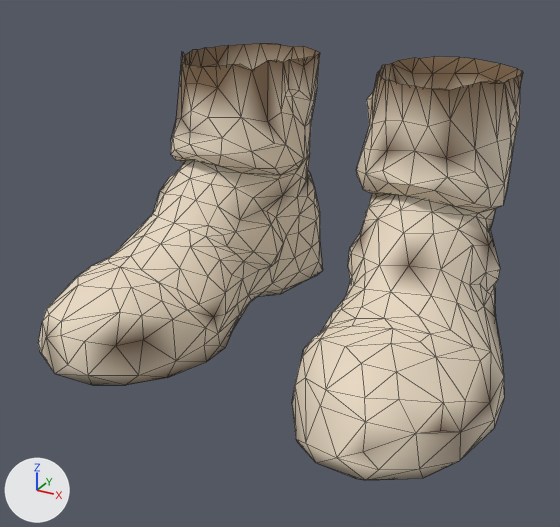
The glTF model assets_src/armor/aydor_0/leather_a_feet.glb, before and after one commit.
Rendered twice from a camera (50 mm lens) standing at (0.285, -0.576, 0.338) and looking at (-0.004, -0.05, 0.075). Every picture has the same lights, and +X, +Y and +Z are marked at lower left. The first picture is the older version. Mesh edges are drawn as thin lines. Vertices at exactly the same position are counted once.

Objects in the first picture: 'leather_a_feet'.
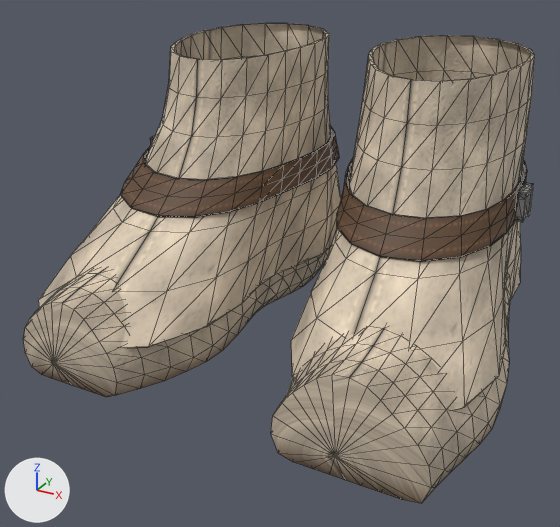
What differs and where, as boxes [x1, y1, x2, y2] in the pictures (560 x 527 px):
'leather_a_feet', surface changed, reshaped (10% taller): before [38, 43, 523, 480]; after [23, 23, 535, 503]
part 1 of me_leather_a_feet, rebuilt: before [38, 43, 323, 385]; after [39, 23, 341, 348]
part 2 of me_leather_a_feet, rebuilt (12% shorter): before [292, 57, 523, 480]; after [291, 36, 535, 410]
part 3 of me_leather_a_feet, added (beige): after [271, 277, 510, 503]
part 4 of me_leather_a_feet, added (beige): after [23, 247, 331, 397]
part 5 of me_leather_a_feet, added (brown): after [337, 156, 527, 262]
part 6 of me_leather_a_feet, added (brown): after [120, 125, 339, 218]
part 7 of me_leather_a_feet, added: after [515, 182, 533, 222]
part 8 of me_leather_a_feet, added: after [525, 189, 533, 216]

Patch to the scene script:
```diff
--- a/assets_src/armor/aydor_0/leather_a_feet.glb.py
+++ b/assets_src/armor/aydor_0/leather_a_feet.glb.py
@@ mat_leather @@
 mat_leather = bpy.data.materials.new('leather')
-# nodes: BsdfPrincipled, OutputMaterial, VertexColor
+# nodes: BsdfPrincipled, Mix, NormalMap, OutputMaterial, SeparateColor, TexImage x3, VertexColor
+# uses the picture img_leather_c_png
+# uses the picture img_leather_n_png
+# uses the picture img_leather_orm_png
@@ mat_strap @@
+mat_strap = bpy.data.materials.new('strap')
+# uses the picture img_strap_c_png
+# uses the picture img_strap_n_png
+# uses the picture img_strap_orm_png
@@ mat_iron @@
+mat_iron = bpy.data.materials.new('iron')
+mat_iron.use_nodes = True; mat_iron.node_tree.nodes.clear()
+_N = mat_iron.node_tree.nodes; _L = mat_iron.node_tree.links
+n0 = _N.new('ShaderNodeBsdfPrincipled'); n0.name = 'Principled BSDF'
+n0.inputs[1].default_value = 1.0  # 'Metallic'
+n0.inputs[2].default_value = 0.48  # 'Roughness'
+n1 = _N.new('ShaderNodeOutputMaterial'); n1.name = 'Material Output'
+n2 = _N.new('ShaderNodeVertexColor'); n2.name = 'Color Attribute'
+_L.new(n0.outputs[0], n1.inputs[0])  # 'BSDF' to 'Surface'
+_L.new(n2.outputs[0], n0.inputs[0])  # 'Color' to 'Base Color'
@@ me_leather_a_feet @@
-me_leather_a_feet.from_pydata(...)  # 690 vertices, 1299 faces; spans x -0.194..0.196, y -0.196..0.137, z -0.007..0.232
+me_leather_a_feet.from_pydata(...)  # 1452 vertices, 2712 faces; spans x -0.205..0.195, y -0.202..0.147, z -0.007..0.246
+# me_leather_a_feet part 1: the loose piece of 355 vertices spanning x -0.194..-0.03, y -0.193..0.137, z -0.007..0.232 is rebuilt with 198 vertices and now spans x -0.205..-0.004, y -0.188..0.145, z 0.032..0.246
+# me_leather_a_feet part 2: the loose piece of 335 vertices spanning x 0.026..0.196, y -0.196..0.137, z -0.007..0.23 is rebuilt with 198 vertices and now spans x 0.013..0.193, y -0.172..0.132, z 0.034..0.246
+# me_leather_a_feet part 3: a new loose piece of 386 vertices spanning x 0.021..0.195, y -0.202..0.147, z -0.007..0.146, in mat_leather
+# me_leather_a_feet part 4: a new loose piece of 386 vertices spanning x -0.2..-0.023, y -0.2..0.147, z -0.007..0.147, in mat_leather
+# me_leather_a_feet part 5: a new loose piece of 110 vertices spanning x 0.017..0.171, y -0.083..0.134, z 0.114..0.155, in mat_strap
+# me_leather_a_feet part 6: a new loose piece of 110 vertices spanning x -0.179..-0.011, y -0.092..0.141, z 0.113..0.156, in mat_strap
+# me_leather_a_feet part 7: a new loose piece of 24 vertices spanning x 0.17..0.176, y 0.014..0.041, z 0.123..0.148, in mat_iron
+# me_leather_a_feet part 8
+# 8 vertices are added at x -0.185..0.172, y 0.023..0.031, z 0.125..0.146
+# 8 new vertices lie (0.006, 0.0, 0.0) away from vertices in x -0.185..0.172, y 0.023..0.031, z 0.125..0.146
+# 24 new faces join them, mat_iron
+# other edits to the shape of me_leather_a_feet do not show in these pictures
 me_leather_a_feet.materials.append(mat_leather)
+me_leather_a_feet.materials.append(mat_iron)
+me_leather_a_feet.materials.append(mat_strap)
```
